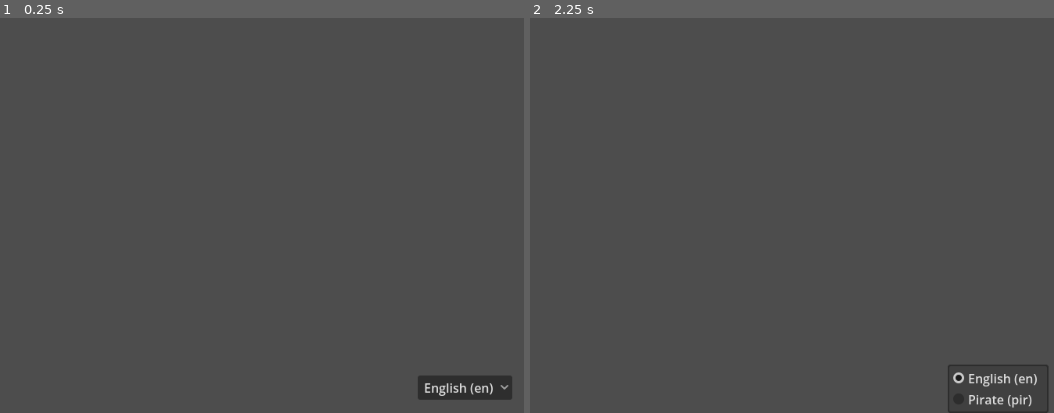
Above: before the commit, frames 1-2 (left to right).
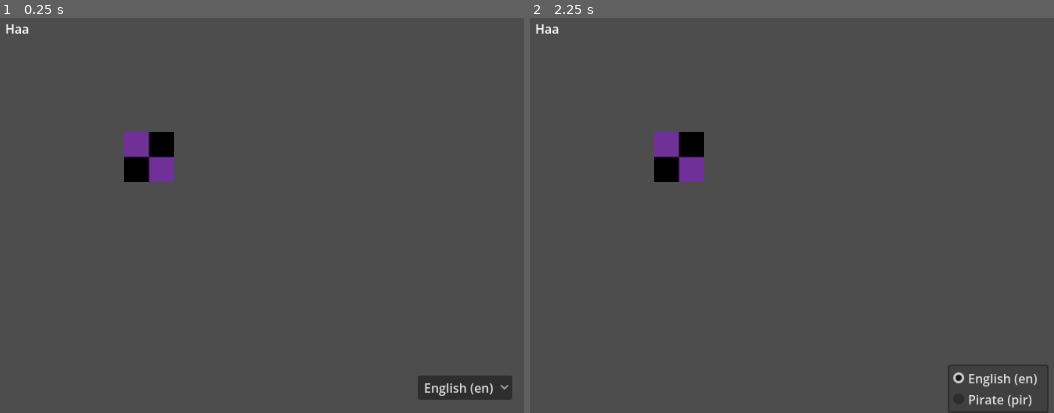
Above: after the commit, the same moments.

Repository: Nathan3-14/grimoire-nea
Game: Godot game, scene res://scenes/main.tscn
Two runs of this game, one before a commit and one after it. Both use one fixed random seed, a clock stepped at 60 frames per second and the inputs below.
Inputs:
- Up to frame 1 (0.25 s): no input
- Up to frame 2 (2.25 s): click "English (en)" at 0.5 s; click "English (en)" at 1.25 s; click "English (en)" at 2 s

The runs differ from the first frame. In frame 1, 1.3% of the frame differs, in the area x 1-34%, y 1-42%; in frame 2, 1.3%.
Error after the commit: Invalid operands 'String' and 'int' in operator '+'. (res://scripts/custom_nodes/url_rect.gd:22)

Commit message:
Made changes

Diff:
--- /dev/null
+++ b/project/scenes/custom_nodes/url_rect.tscn
@@ -0,0 +1,11 @@
+[gd_scene format=3 uid="uid://ooayngjkbcd"]
+
+[ext_resource type="Script" uid="uid://c5rspljxit30m" path="res://scripts/custom_nodes/url_rect.gd" id="1_akd83"]
+[ext_resource type="Texture2D" uid="uid://b1ybh516sl2ep" path="res://resources/default_texture.png" id="1_f3usq"]
+
+[node name="URLRect" type="TextureRect" unique_id=703123509]
+offset_right = 40.0
+offset_bottom = 40.0
+texture = ExtResource("1_f3usq")
+expand_mode = 2
+script = ExtResource("1_akd83")
--- a/project/scenes/main.tscn
+++ b/project/scenes/main.tscn
@@ -1,6 +1,8 @@
 [gd_scene format=3 uid="uid://cwjgb3g4j2qtc"]
 
 [ext_resource type="Script" uid="uid://bi1g2jnpls052" path="res://scripts/language_selection.gd" id="1_o5qli"]
+[ext_resource type="Script" uid="uid://c5rspljxit30m" path="res://scripts/custom_nodes/url_rect.gd" id="2_0wfyh"]
+[ext_resource type="Texture2D" uid="uid://b1ybh516sl2ep" path="res://resources/default_texture.png" id="2_sugp2"]
 
 [node name="Main" type="Node2D" unique_id=1618479902]
 
@@ -23,6 +25,14 @@
 popup/item_1/text = "Pirate (pir)"
 popup/item_1/id = 1
 script = ExtResource("1_o5qli")
+
+[node name="Label" type="Label" parent="AlwaysPresentStuff" unique_id=425225117]
+layout_mode = 0
+offset_left = -152.0
+offset_top = -144.0
+offset_right = -112.0
+offset_bottom = -121.0
+text = "DEBUG LABEL"
 
 [node name="WelcomePage" type="Control" parent="." unique_id=1817952265]
 layout_mode = 3
@@ -63,4 +73,13 @@
 
 [node name="Camera2D" type="Camera2D" parent="." unique_id=914406973]
 
+[node name="URLRect" type="TextureRect" parent="." unique_id=447699019]
+offset_right = 64.0
+offset_bottom = 64.0
+texture = ExtResource("2_sugp2")
+expand_mode = 2
+script = ExtResource("2_0wfyh")
+url = "http://wiki.bloodontheclocktower.com/images/b/b5/Icon_acrobat.png"
+metadata/_custom_type_script = "uid://c5rspljxit30m"
+
 [connection signal="item_selected" from="AlwaysPresentStuff/LanguageSelection" to="AlwaysPresentStuff/LanguageSelection" method="_on_item_selected"]
--- /dev/null
+++ b/project/scripts/custom_nodes/url_rect.gd
@@ -0,0 +1,30 @@
+extends TextureRect
+class_name URLRect
+
+@export var url: String = "https://placehold.co/256.png"
+@export var timeout: int = 10
+
+func _ready() -> void:
+	#USED FROM https://docs.godotengine.org/en/4.5/classes/class_httprequest.html
+	var http_request = HTTPRequest.new()
+	add_child(http_request)
+	http_request.timeout = timeout
+	http_request.request_completed.connect(self._http_request_completed)
+	get_node("../AlwaysPresentStuff/Label").text = "Haa"
+
+	var error = http_request.request(url)
+	if error != OK:
+		push_error("An error occurred in the HTTP request.")
+
+
+func _http_request_completed(result, response_code, headers, body) -> void:
+	if result != HTTPRequest.RESULT_SUCCESS:
+		push_error("HTTP Request did not return 200 " + result)
+
+	var image = Image.new()
+	var error = image.load_png_from_buffer(body)
+	if error != OK:
+		push_error("Error occurred while loading image")
+	var texture = ImageTexture.create_from_image(image)
+	self.texture = texture
+	get_node("../AlwaysPresentStuff/Label").text = "AAAH"
Binary file added: project/resources/default_texture.png
Not shown, added: project/resources/default_texture.png.import
Not shown, added: project/scripts/custom_nodes/url_rect.gd.uid
Not shown, changed: NEA_250485.docx
Not shown, added: example_character_maybe.txt
